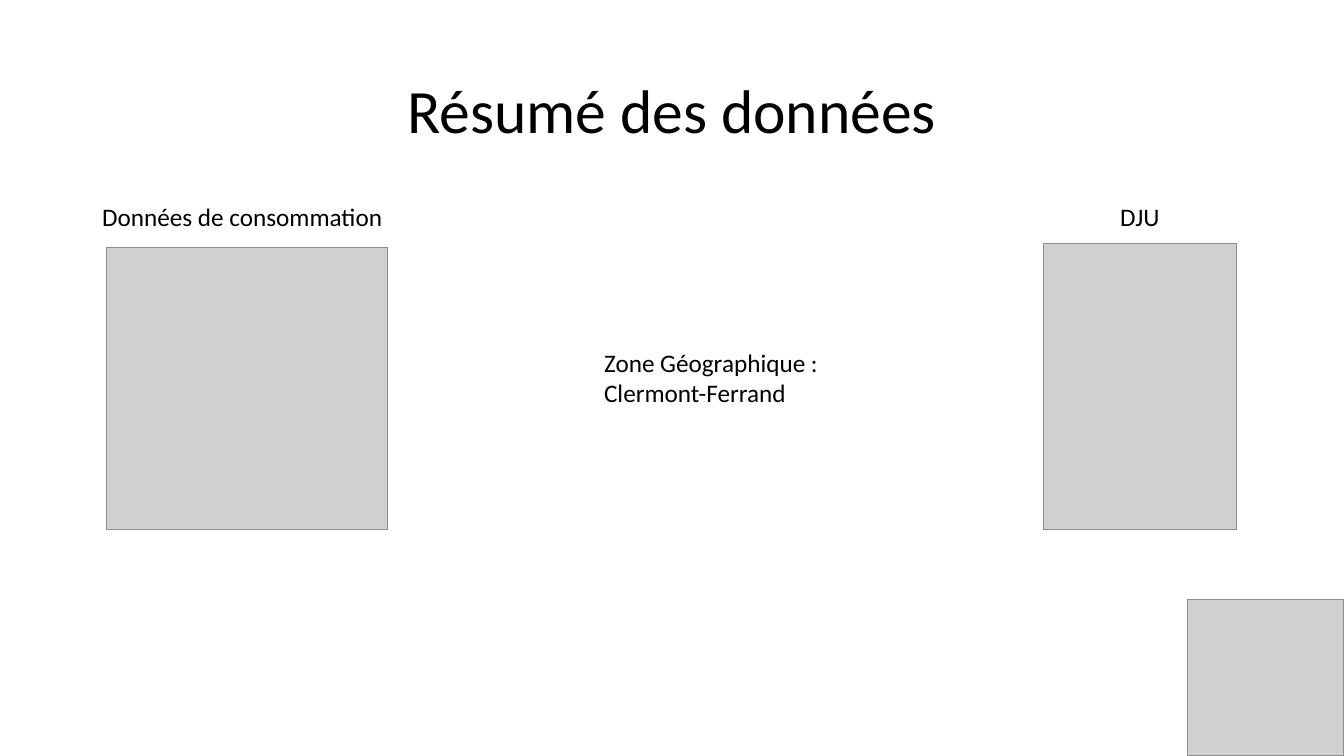
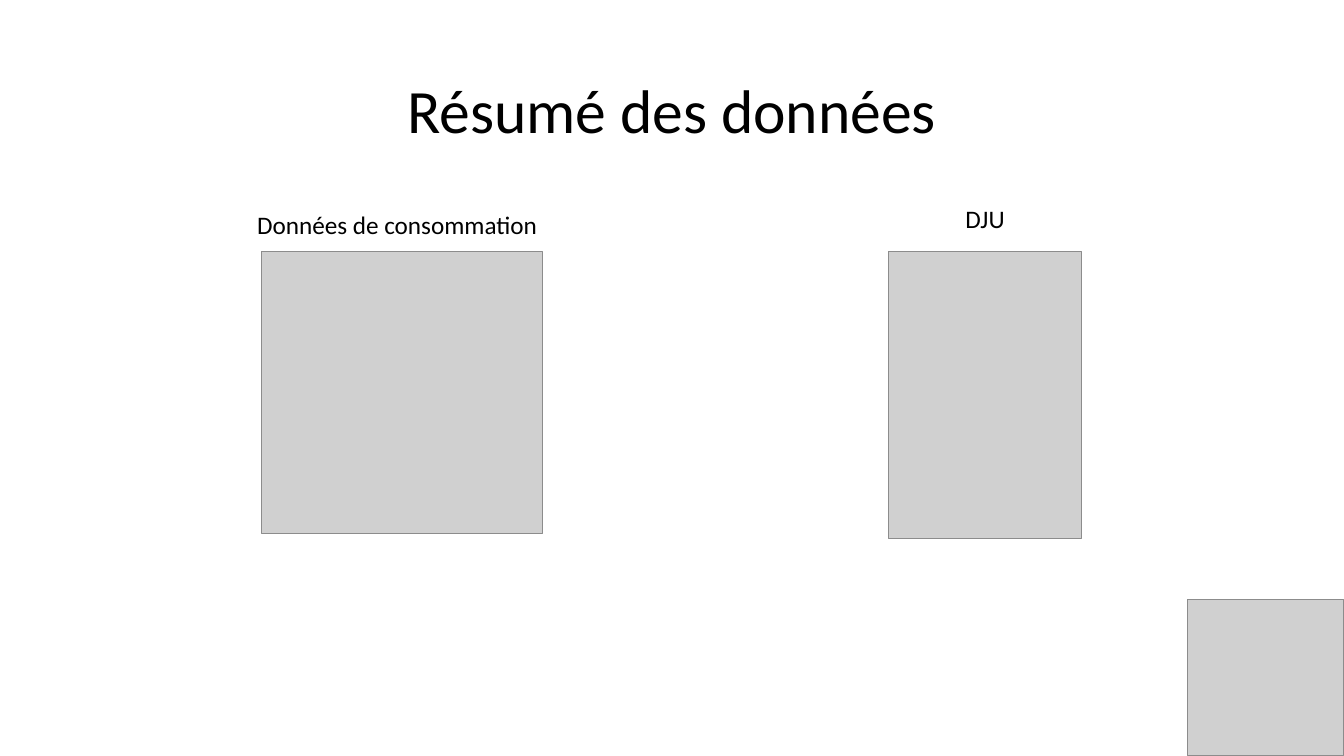
Before and after one commit to Julien-paulet/Projet_8, a slide deck: slide 8 of Présentation Projet_8.pptx (slide 4 before the commit). Drawn at 1344x756 pixels with LibreOffice and Linux fonts; fonts in the diff are those of the drawing; grey boxes stand for pictures. Boxes give left, top, right and bottom in pixels: in the first picture for what was removed or moved away, otherwise in the second. Text is boxed around its words. In the diff, an @@ line names an element or a change of style, - is before the commit and + after.

Commit message:
Changement suite à la soutenance ; Amélioration de la fonction d'opti, changement sur les données (on prend les résidus dans la reg), add de l'affichage des param sur Holt-Winters

```diff
--- a/Présentation Projet_8.pptx
+++ b/Présentation Projet_8.pptx
@@ text "Données de consommation" moved from (x1=102, y1=208, x2=382, y2=226) to (x1=257, y1=216, x2=537, y2=235) @@
@@ text "DJU" moved from (x1=1120, y1=209, x2=1159, y2=227) to (x1=965, y1=211, x2=1004, y2=229) @@
@@ picture moved from (x1=107, y1=247, x2=387, y2=529) to (x1=262, y1=252, x2=542, y2=534) @@
@@ picture moved from (x1=1045, y1=243, x2=1238, y2=529) to (x1=889, y1=252, x2=1083, y2=538) @@
@@ text removed at (x1=604, y1=354, x2=805, y2=403) @@
-Zone Géographique :
-Clermont-Ferrand
```
Also in this commit, not shown: 1 other slide changed, 4 slides added, 14 other files.
